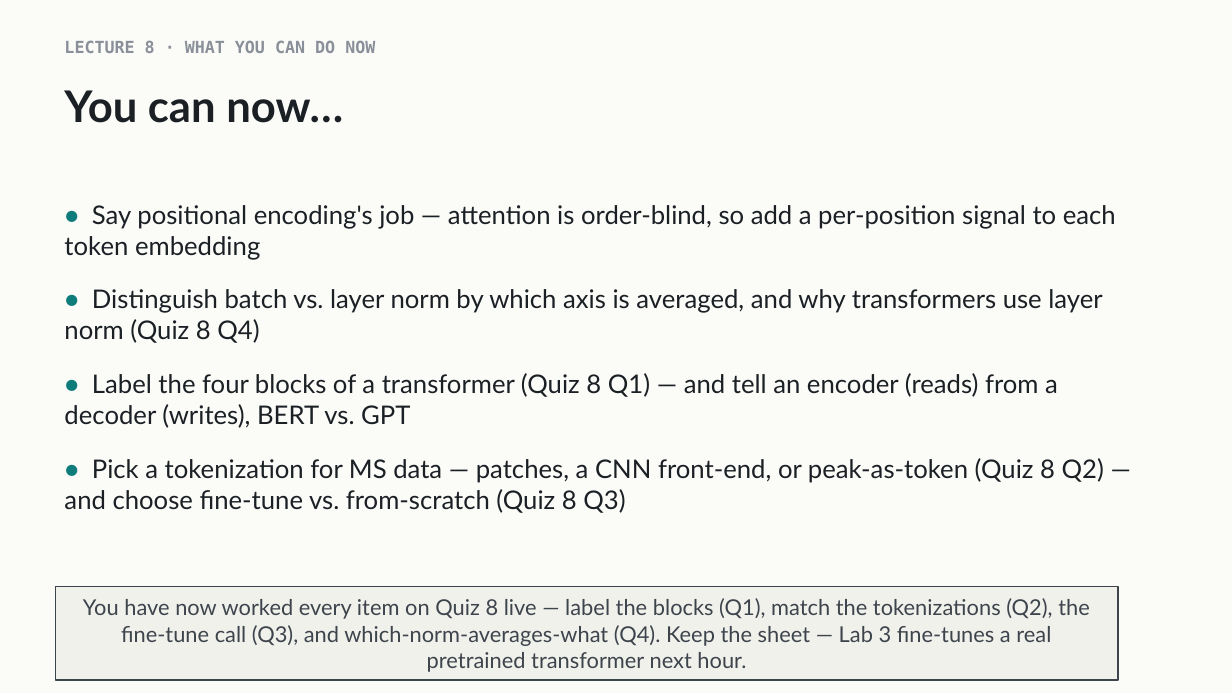
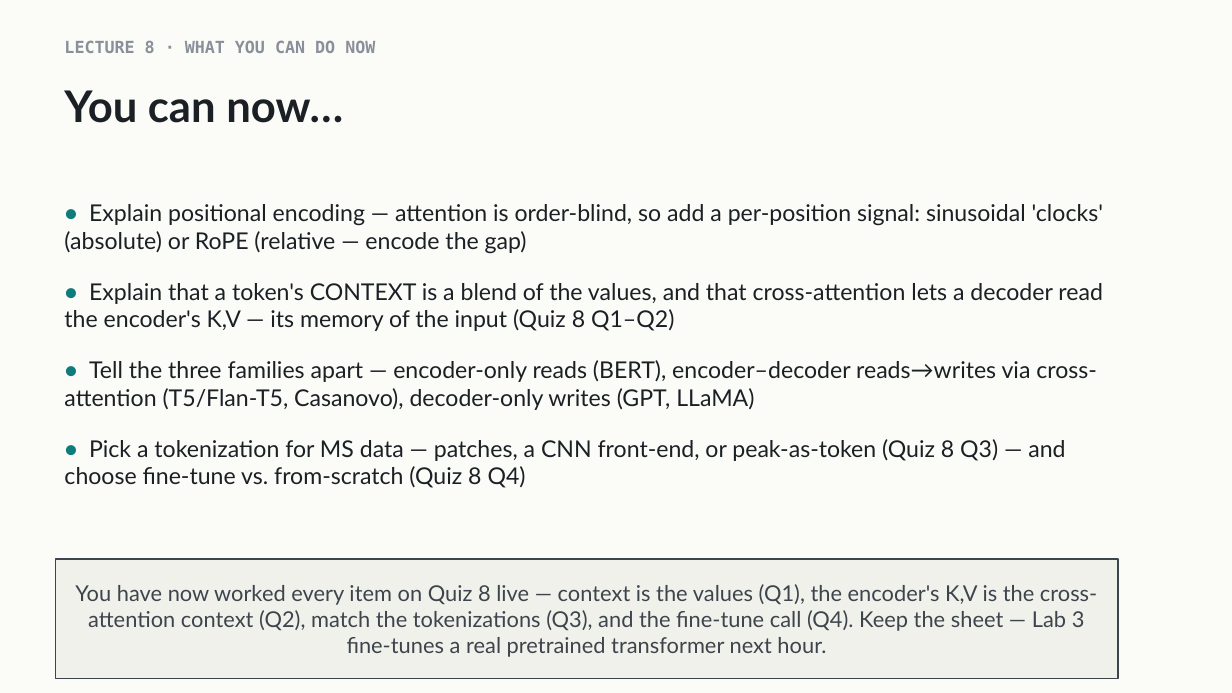
Before and after one commit to indigobio/msacl_dl_course, a slide deck: slide 21 of slides/pptx/lecture08_transformer.pptx (slide 18 before the commit). Drawn at 1232x693 pixels with LibreOffice and Linux fonts; fonts in the diff are those of the drawing. Boxes give left, top, right and bottom in pixels: in the first picture for what was removed or moved away, otherwise in the second. Text is boxed around its words. In the diff, an @@ line names an element or a change of style, - is before the commit and + after.

Commit message:
Lecture 8: expand transformer (PE heatmap, RoPE, cross-attention, 3 families); rewrite Quiz 8 to context=K/V; introduce Casanovo on first use

```diff
--- a/slides/pptx/lecture08_transformer.pptx
+++ b/slides/pptx/lecture08_transformer.pptx
@@ text at bbox=[64, 204, 1103, 488]: text changed; size 20 to 18 pt @@
-• Say positional encoding's job — attention is order-blind, so add a per-position signal to each token embedding
-• Distinguish batch vs. layer norm by which axis is averaged, and why transformers use layer norm (Quiz 8 Q4)
-• Label the four blocks of a transformer (Quiz 8 Q1) — and tell an encoder (reads) from a decoder (writes), BERT vs. GPT
-• Pick a tokenization for MS data — patches, a CNN front-end, or peak-as-token (Quiz 8 Q2) — and choose fine-tune vs. from-scratch (Quiz 8 Q3)
+• Explain positional encoding — attention is order-blind, so add a per-position signal: sinusoidal 'clocks' (absolute) or RoPE (relative — encode the gap)
+• Explain that a token's CONTEXT is a blend of the values, and that cross-attention lets a decoder read the encoder's K,V — its memory of the input (Quiz 8 Q1–Q2)
+• Tell the three families apart — encoder-only reads (BERT), encoder–decoder reads→writes via cross-attention (T5/Flan-T5, Casanovo), decoder-only writes (GPT, LLaMA)
+• Pick a tokenization for MS data — patches, a CNN front-end, or peak-as-token (Quiz 8 Q3) — and choose fine-tune vs. from-scratch (Quiz 8 Q4)
@@ rectangle "You have now worked every ...": place and size @@
-rectangle "You have now worked every ..." at bbox=[55, 587, 1118, 680]
+rectangle "You have now worked every ..." at bbox=[55, 559, 1118, 678]
@@ text in rectangle at bbox=[75, 584, 1097, 657]: text changed @@
-You have now worked every item on Quiz 8 live — label the blocks (Q1), match the tokenizations (Q2), the fine-tune call (Q3), and which-norm-averages-what (Q4). Keep the sheet — Lab 3 fine-tunes a real pretrained transformer next hour.
+You have now worked every item on Quiz 8 live — context is the values (Q1), the encoder's K,V is the cross-attention context (Q2), match the tokenizations (Q3), and the fine-tune call (Q4). Keep the sheet — Lab 3 fine-tunes a real pretrained transformer next hour.
```
Also in this commit, not shown: 6 other slides changed, 4 slides added, 1 slide removed, 9 other files.
